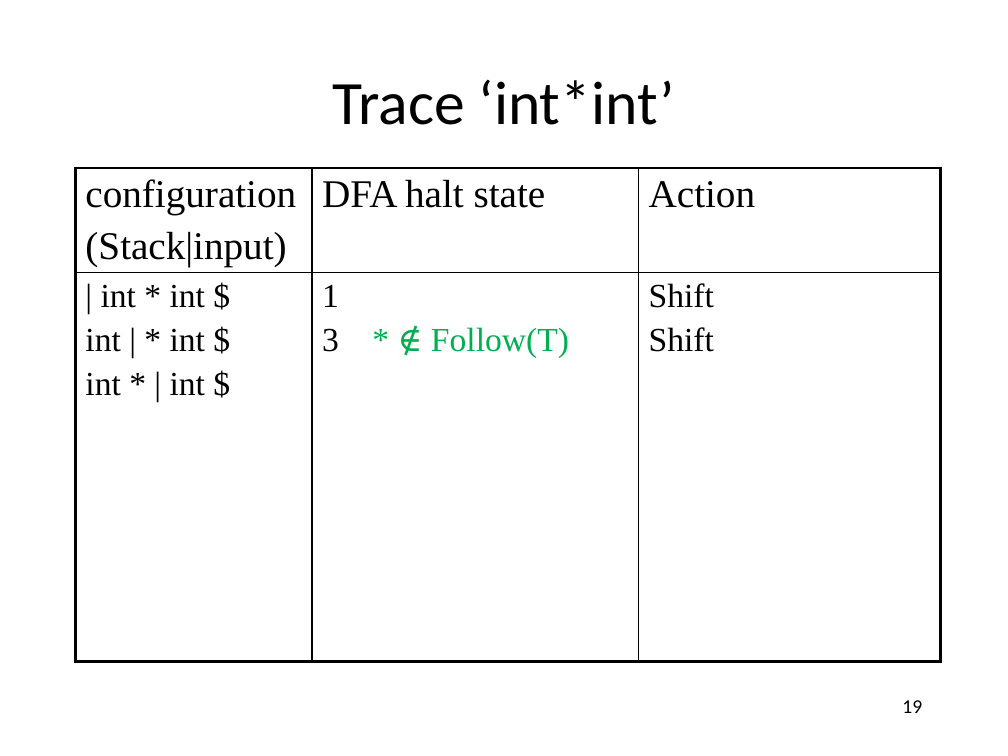
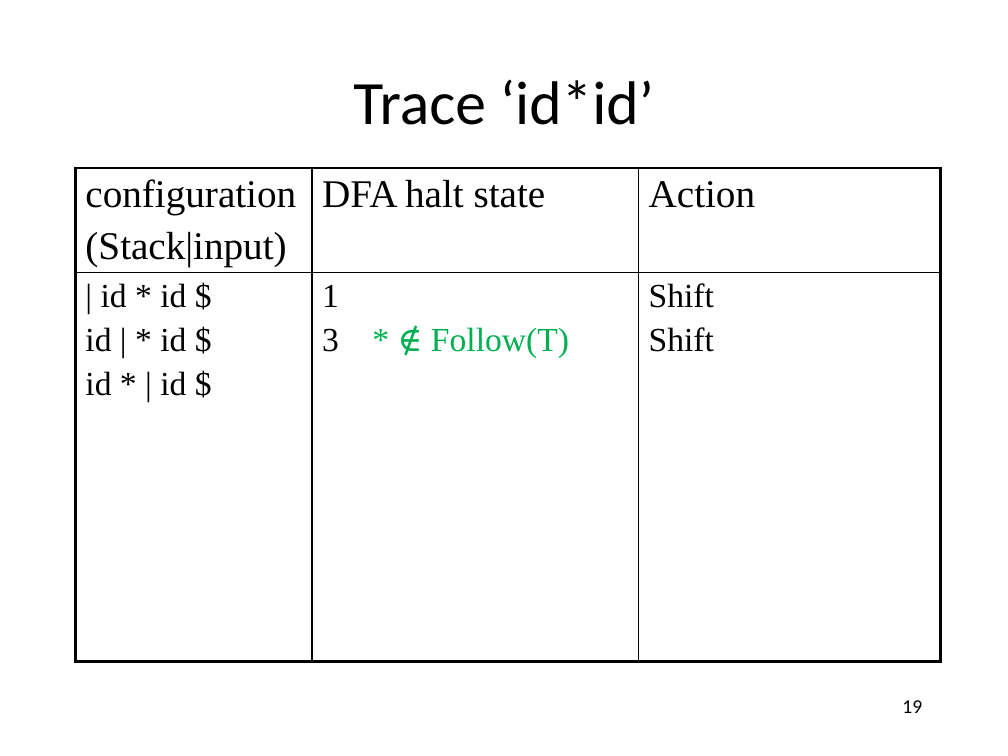
Before and after one commit to anoopsarkar/compilers-class, a slide deck: slide 19 of assets/ppt/parsing/lr3-slr_1-parsing.pptx. Drawn at 1008x756 pixels with LibreOffice and Linux fonts; fonts in the diff are those of the drawing. Boxes give left, top, right and bottom in pixels: in the first picture for what was removed or moved away, otherwise in the second. Text is boxed around its words. In the diff, an @@ line names an element or a change of style, - is before the commit and + after.

Commit message:
fixed typos in slides

```diff
--- a/assets/ppt/parsing/lr3-slr_1-parsing.pptx
+++ b/assets/ppt/parsing/lr3-slr_1-parsing.pptx
@@ title at <box>353,79,654,125</box>: text changed @@
-Trace ‘int*int’
+Trace ‘id*id’
@@ table at <box>76,168,941,671</box> @@
-row 2, column 1: | int * int $ / int | * int $ / int * | int $
+row 2, column 1: | id * id $ / id | * id $ / id * | id $
```
Also in this commit, not shown: 15 other slides changed, 1 other file.
